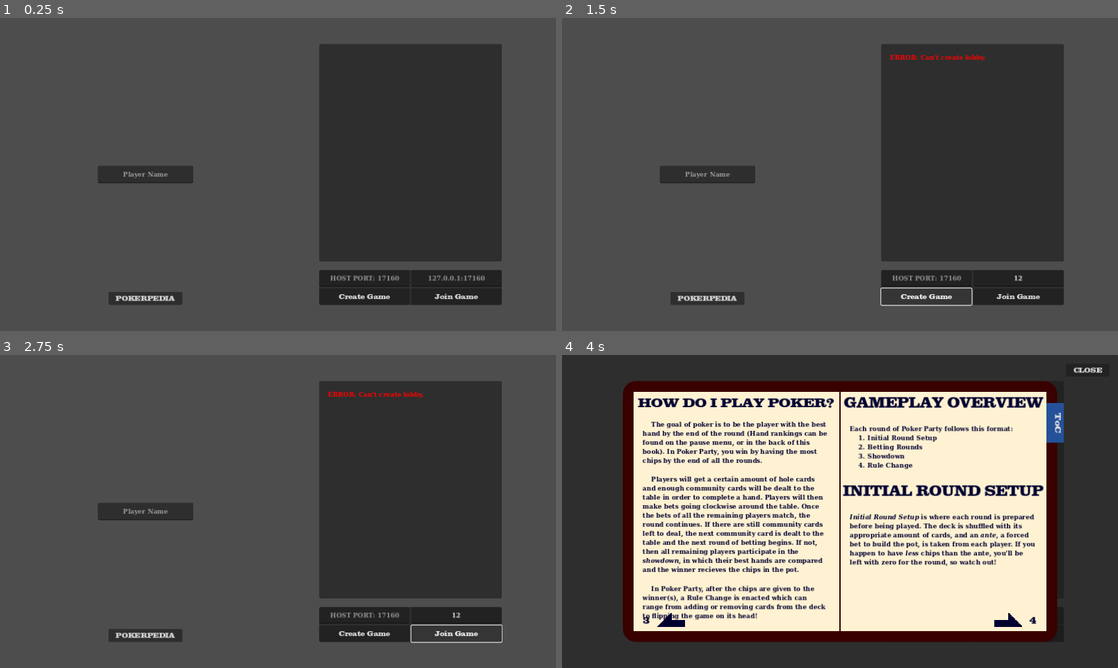
Above: before the commit, frames 1-4 (two rows, left to right).
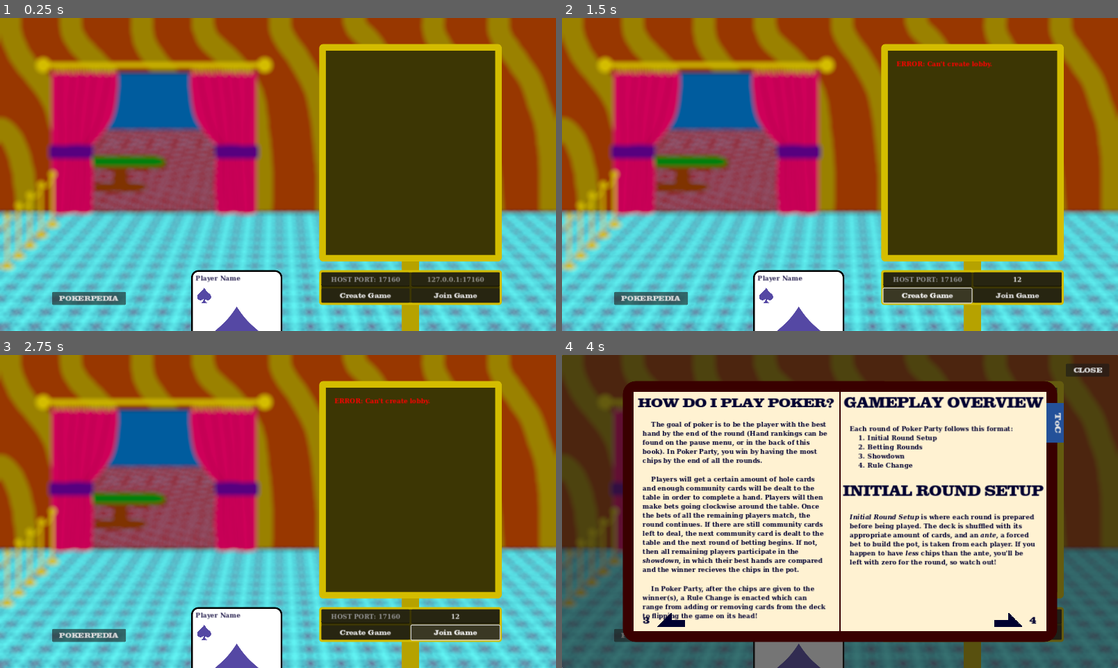
Above: after the commit, the same moments.

Repository: rwilson02/Poker-Party
Game: Godot game, scene res://scenes/Main.tscn
The game is run twice, just before and just after one commit, with the same random seed, the same clock (stepped at 60 frames per second) and the same inputs.
Inputs (mouse positions are in pixels of both pictures, inside the frame that each line leads up to):
- Up to frame 1 (0.25 s): no input
- Up to frame 2 (1.5 s): click (1017, 277) at 0.52 s; type "12" at 0.6 s; click "Create Game" at 1.25 s
- Up to frame 3 (2.75 s): click "Join Game" at 2 s
- Up to frame 4 (4 s): click "POKERPEDIA" at 2.75 s; click (1006, 621) at 3.5 s

The runs differ from the first frame. In frame 1, 98% of the frame differs, in the area x 0-100%, y 0-100%; in frame 2, 98%; in frame 3, 98%; in frame 4, 34%.

Commit message:
RELEASE CANDIDATE

Diff:
--- a/scenes/Gameplay.tscn
+++ b/scenes/Gameplay.tscn
@@ -18,19 +18,32 @@
 [ext_resource type="Script" path="res://scripts/ui/chat.gd" id="9_nl5ow"]
 [ext_resource type="FontFile" uid="uid://15waa33347nr" path="res://theming/DejaVuSerifCondensed-Bold.ttf" id="10_jh3m0"]
 [ext_resource type="Texture2D" uid="uid://dafgvxe851s1m" path="res://textures/double-arrow.png" id="11_bwsl0"]
+[ext_resource type="StyleBox" uid="uid://bwa11cbuhe8wh" path="res://theming/gold_panel.tres" id="11_uu4p1"]
 [ext_resource type="PackedScene" uid="uid://ct2nwwuqvympr" path="res://scenes/ui/pause_menu.tscn" id="12_d8vuc"]
+
+[sub_resource type="StyleBoxFlat" id="StyleBoxFlat_v6blc"]
+bg_color = Color(0.235294, 0.211765, 0.0156863, 1)
+border_width_left = 5
+border_width_top = 5
+border_width_right = 5
+border_width_bottom = 5
+border_color = Color(0.831373, 0.741176, 0, 1)
+corner_radius_top_left = 5
+corner_radius_bottom_right = 5
+corner_radius_bottom_left = 5
+
+[sub_resource type="StyleBoxFlat" id="StyleBoxFlat_5cxhb"]
+bg_color = Color(0.713254, 0.635078, 1.92523e-07, 1)
+
+[sub_resource type="StyleBoxFlat" id="StyleBoxFlat_7acnl"]
+bg_color = Color(0.831373, 0.741176, 0, 1)
+corner_radius_top_left = 5
+corner_radius_top_right = 5
 
 [sub_resource type="SceneReplicationConfig" id="SceneReplicationConfig_k628p"]
 properties/0/path = NodePath("PotText:text")
 properties/0/spawn = true
 properties/0/sync = true
-
-[sub_resource type="StyleBoxFlat" id="StyleBoxFlat_dp35u"]
-bg_color = Color(0.27451, 0.145098, 0.145098, 1)
-corner_radius_top_left = 16
-corner_radius_top_right = 16
-corner_radius_bottom_right = 16
-corner_radius_bottom_left = 16
 
 [node name="Gameplay" type="Node"]
 script = ExtResource("1_glytd")
@@ -220,6 +233,7 @@
 offset_bottom = 460.0
 grow_horizontal = 0
 theme = ExtResource("6_b6hf0")
+theme_override_styles/panel = ExtResource("11_uu4p1")
 
 [node name="MarginContainer" type="MarginContainer" parent="Display/ShowdownPanel"]
 layout_mode = 1
@@ -258,7 +272,24 @@
 offset_bottom = -20.0
 grow_horizontal = 0
 grow_vertical = 0
+theme_override_styles/panel = SubResource("StyleBoxFlat_v6blc")
 script = ExtResource("9_nl5ow")
+
+[node name="Stem" type="Panel" parent="Display/Chat"]
+show_behind_parent = true
+layout_mode = 1
+anchors_preset = 7
+anchor_left = 0.5
+anchor_top = 1.0
+anchor_right = 0.5
+anchor_bottom = 1.0
+offset_left = -20.0
+offset_top = -40.0
+offset_right = 20.0
+offset_bottom = 33.0
+grow_horizontal = 2
+grow_vertical = 0
+theme_override_styles/panel = SubResource("StyleBoxFlat_5cxhb")
 
 [node name="MarginContainer" type="MarginContainer" parent="Display/Chat"]
 layout_mode = 1
@@ -298,10 +329,13 @@
 anchor_left = 1.0
 anchor_right = 1.0
 offset_left = -40.0
-offset_top = -40.0
+offset_top = -38.0
+offset_bottom = 2.0
 grow_horizontal = 0
+theme_override_styles/panel = SubResource("StyleBoxFlat_7acnl")
 
 [node name="TextureButton" type="TextureButton" parent="Display/Chat/Panel"]
+modulate = Color(0.235294, 0.211765, 0.0156863, 1)
 layout_mode = 1
 anchors_preset = 15
 anchor_right = 1.0
@@ -360,7 +394,7 @@
 offset_bottom = 250.0
 grow_horizontal = 2
 grow_vertical = 2
-theme_override_styles/panel = SubResource("StyleBoxFlat_dp35u")
+theme_override_styles/panel = ExtResource("11_uu4p1")
 
 [node name="End" type="Panel" parent="Menus"]
 anchors_preset = 8
@@ -375,6 +409,7 @@
 grow_horizontal = 2
 grow_vertical = 2
 theme = ExtResource("6_b6hf0")
+theme_override_styles/panel = ExtResource("11_uu4p1")
 
 [node name="BigText" type="Label" parent="Menus/End"]
 layout_mode = 1
@@ -458,6 +493,8 @@
 
 [node name="Pause" parent="Menus" instance=ExtResource("12_d8vuc")]
 offset_left = -350.0
+offset_top = -300.0
 offset_right = -50.0
+offset_bottom = 100.0
 
 [node name="Timer" type="Timer" parent="."]
--- a/scenes/Lobby.tscn
+++ b/scenes/Lobby.tscn
@@ -1,7 +1,46 @@
-[gd_scene load_steps=5 format=3 uid="uid://3qprhn0jes4i"]
+[gd_scene load_steps=12 format=3 uid="uid://3qprhn0jes4i"]
 
 [ext_resource type="Theme" uid="uid://b4yajy8yajabe" path="res://theming/general.tres" id="1_6mw0b"]
 [ext_resource type="Script" path="res://scripts/lobby.gd" id="1_vmmqq"]
+[ext_resource type="PackedScene" uid="uid://dqf80ncy8fmxq" path="res://scenes/ui/id_card.tscn" id="3_6nbw5"]
+[ext_resource type="Texture2D" uid="uid://cxm8mmggjakdc" path="res://textures/lobby/bg_lobby.png" id="3_sm14j"]
+
+[sub_resource type="StyleBoxFlat" id="StyleBoxFlat_b4umi"]
+bg_color = Color(0.713726, 0.635294, 0, 1)
+
+[sub_resource type="StyleBoxFlat" id="StyleBoxFlat_uvgmb"]
+bg_color = Color(0.831373, 0.741176, 0, 1)
+corner_radius_top_left = 5
+corner_radius_top_right = 5
+
+[sub_resource type="StyleBoxFlat" id="StyleBoxFlat_mt7s4"]
+bg_color = Color(0.235294, 0.211765, 0.0156863, 1)
+corner_radius_top_left = 5
+corner_radius_top_right = 5
+
+[sub_resource type="StyleBoxFlat" id="StyleBoxFlat_pd5t6"]
+bg_color = Color(0.235294, 0.211765, 0.0156863, 1)
+border_width_left = 15
+border_width_top = 15
+border_width_right = 15
+border_width_bottom = 15
+border_color = Color(0.831373, 0.741176, 0, 1)
+corner_radius_top_left = 8
+corner_radius_top_right = 8
+corner_radius_bottom_right = 8
+corner_radius_bottom_left = 8
+
+[sub_resource type="StyleBoxFlat" id="StyleBoxFlat_idn42"]
+bg_color = Color(0.235294, 0.211765, 0.0156863, 1)
+border_width_left = 5
+border_width_top = 5
+border_width_right = 5
+border_width_bottom = 5
+border_color = Color(0.831373, 0.741176, 0, 1)
+corner_radius_top_left = 5
+corner_radius_top_right = 5
+corner_radius_bottom_right = 5
+corner_radius_bottom_left = 5
 
 [sub_resource type="Theme" id="Theme_fld4m"]
 LineEdit/colors/font_color = Color(0.576471, 0.576471, 0.576471, 1)
@@ -15,6 +54,12 @@
 offset_bottom = 720.0
 theme = ExtResource("1_6mw0b")
 script = ExtResource("1_vmmqq")
+
+[node name="Background" type="TextureRect" parent="."]
+layout_mode = 0
+offset_right = 40.0
+offset_bottom = 40.0
+texture = ExtResource("3_sm14j")
 
 [node name="LobbyControls" type="ReferenceRect" parent="."]
 layout_mode = 1
@@ -30,6 +75,21 @@
 grow_horizontal = 0
 grow_vertical = 2
 
+[node name="SignStem" type="Panel" parent="LobbyControls"]
+layout_mode = 1
+anchors_preset = 7
+anchor_left = 0.5
+anchor_top = 1.0
+anchor_right = 0.5
+anchor_bottom = 1.0
+offset_left = -20.0
+offset_top = -171.0
+offset_right = 20.0
+offset_bottom = 78.0
+grow_horizontal = 2
+grow_vertical = 0
+theme_override_styles/panel = SubResource("StyleBoxFlat_b4umi")
+
 [node name="LobbyMenu" type="TabContainer" parent="LobbyControls"]
 layout_mode = 1
 anchors_preset = 5
@@ -40,6 +100,9 @@
 offset_right = 210.0
 offset_bottom = 520.0
 grow_horizontal = 2
+theme_override_styles/tab_selected = SubResource("StyleBoxFlat_uvgmb")
+theme_override_styles/tab_unselected = SubResource("StyleBoxFlat_mt7s4")
+theme_override_styles/panel = SubResource("StyleBoxFlat_pd5t6")
 tab_alignment = 1
 tabs_visible = false
 
@@ -56,15 +119,15 @@
 
 [node name="ScrollContainer" type="ScrollContainer" parent="LobbyControls/LobbyMenu/Options"]
 layout_mode = 2
-scroll_vertical = 48
 horizontal_scroll_mode = 0
 
 [node name="VBoxContainer" type="VBoxContainer" parent="LobbyControls/LobbyMenu/Options/ScrollContainer"]
 layout_mode = 2
+size_flags_horizontal = 6
 size_flags_vertical = 3
+alignment = 2
 
 [node name="CARDS" type="Label" parent="LobbyControls/LobbyMenu/Options/ScrollContainer/VBoxContainer"]
-custom_minimum_size = Vector2(350, 0)
 layout_mode = 2
 text = "CARD OPTIONS"
 horizontal_alignment = 2
@@ -291,12 +354,19 @@
 offset_bottom = -20.0
 grow_horizontal = 2
 grow_vertical = 0
+theme_override_styles/panel = SubResource("StyleBoxFlat_idn42")
 
 [node name="PreGame" type="HBoxContainer" parent="LobbyControls/Control"]
 layout_mode = 1
-anchors_preset = 15
-anchor_right = 1.0
-anchor_bottom = 1.0
+anchors_preset = 8
+anchor_left = 0.5
+anchor_top = 0.5
+anchor_right = 0.5
+anchor_bottom = 0.5
+offset_left = -205.0
+offset_top = -35.0
+offset_right = 205.0
+offset_bottom = 35.0
 grow_horizontal = 2
 grow_vertical = 2
 
@@ -340,9 +410,15 @@
 [node name="InGame" type="HBoxContainer" parent="LobbyControls/Control"]
 visible = false
 layout_mode = 1
-anchors_preset = 15
-anchor_right = 1.0
-anchor_bottom = 1.0
+anchors_preset = 8
+anchor_left = 0.5
+anchor_top = 0.5
+anchor_right = 0.5
+anchor_bottom = 0.5
+offset_left = -205.0
+offset_top = -35.0
+offset_right = 205.0
+offset_bottom = 35.0
 grow_horizontal = 2
 grow_vertical = 2
 
@@ -367,37 +443,31 @@
 offset_bottom = 320.0
 grow_vertical = 2
 
-[node name="LineEdit" type="LineEdit" parent="PlayerSetup"]
-layout_mode = 1
-anchors_preset = 8
-anchor_left = 0.5
-anchor_top = 0.5
-anchor_right = 0.5
-anchor_bottom = 0.5
-offset_left = -110.0
-offset_top = -20.0
-offset_right = 110.0
-offset_bottom = 20.0
-grow_horizontal = 2
-grow_vertical = 2
-placeholder_text = "Player Name"
-alignment = 1
-context_menu_enabled = false
-
 [node name="OpenPokerpedia" type="Button" parent="PlayerSetup"]
 layout_mode = 1
-anchors_preset = 7
-anchor_left = 0.5
+anchors_preset = 2
 anchor_top = 1.0
-anchor_right = 0.5
 anchor_bottom = 1.0
-offset_left = -85.0
+offset_left = 20.0
 offset_top = -50.0
-offset_right = 85.0
+offset_right = 190.0
 offset_bottom = -20.0
-grow_horizontal = 2
 grow_vertical = 0
 text = "POKERPEDIA"
+
+[node name="IDCard" parent="PlayerSetup" instance=ExtResource("3_6nbw5")]
+layout_mode = 1
+anchors_preset = 3
+anchor_left = 1.0
+anchor_top = 1.0
+anchor_right = 1.0
+anchor_bottom = 1.0
+offset_left = -130.0
+offset_top = -100.0
+offset_right = 80.0
+offset_bottom = 208.0
+grow_horizontal = 0
+grow_vertical = 0
 
 [node name="Timer" type="Timer" parent="."]
 one_shot = true
--- a/scenes/ui/betting_bar.tscn
+++ b/scenes/ui/betting_bar.tscn
@@ -1,17 +1,23 @@
-[gd_scene load_steps=2 format=3 uid="uid://cl1k1vjj8jeil"]
+[gd_scene load_steps=3 format=3 uid="uid://cl1k1vjj8jeil"]
 
 [ext_resource type="Theme" uid="uid://b4yajy8yajabe" path="res://theming/general.tres" id="1_md358"]
+[ext_resource type="StyleBox" uid="uid://bwa11cbuhe8wh" path="res://theming/gold_panel.tres" id="2_ti8gb"]
 
 [node name="BetBar" type="Panel"]
 offset_right = 600.0
 offset_bottom = 100.0
 theme = ExtResource("1_md358")
+theme_override_styles/panel = ExtResource("2_ti8gb")
 
 [node name="HBoxContainer" type="HBoxContainer" parent="."]
 layout_mode = 1
 anchors_preset = 15
 anchor_right = 1.0
 anchor_bottom = 1.0
+offset_left = 5.0
+offset_top = 5.0
+offset_right = -5.0
+offset_bottom = -5.0
 grow_horizontal = 2
 grow_vertical = 2
 
--- /dev/null
+++ b/scenes/ui/id_card.tscn
@@ -0,0 +1,95 @@
+[gd_scene load_steps=7 format=3 uid="uid://dqf80ncy8fmxq"]
+
+[ext_resource type="FontFile" uid="uid://15waa33347nr" path="res://theming/DejaVuSerifCondensed-Bold.ttf" id="1_k44p4"]
+[ext_resource type="Script" path="res://scripts/ui/id_card.gd" id="1_ycgv6"]
+[ext_resource type="Texture2D" uid="uid://cl00gjptu5w6e" path="res://textures/cards/suit_selector.tres" id="3_0wejh"]
+
+[sub_resource type="StyleBoxFlat" id="StyleBoxFlat_x6uns"]
+bg_color = Color(1, 1, 1, 1)
+border_width_left = 4
+border_width_top = 4
+border_width_right = 4
+border_width_bottom = 4
+border_color = Color(0, 0, 0, 1)
+corner_radius_top_left = 16
+corner_radius_top_right = 16
+corner_radius_bottom_right = 16
+corner_radius_bottom_left = 16
+
+[sub_resource type="StyleBoxFlat" id="StyleBoxFlat_d668d"]
+bg_color = Color(0.6, 0.6, 0.6, 0)
+
+[sub_resource type="StyleBoxFlat" id="StyleBoxFlat_1f535"]
+bg_color = Color(0.6, 0.6, 0.6, 0)
+border_width_bottom = 2
+border_color = Color(1, 1, 1, 1)
+
+[node name="IDCard" type="Panel"]
+offset_right = 210.0
+offset_bottom = 308.0
+theme_override_styles/panel = SubResource("StyleBoxFlat_x6uns")
+script = ExtResource("1_ycgv6")
+main_color = Color(0.333333, 0.282353, 0.643137, 1)
+
+[node name="TopLeft" type="VBoxContainer" parent="."]
+layout_mode = 0
+offset_left = 10.0
+offset_top = 4.0
+offset_right = 200.0
+offset_bottom = 44.0
+alignment = 1
+
+[node name="PlayerName" type="LineEdit" parent="TopLeft"]
+unique_name_in_owner = true
+custom_minimum_size = Vector2(0, 30)
+layout_mode = 2
+theme_override_colors/font_color = Color(1, 1, 1, 1)
+theme_override_colors/font_placeholder_color = Color(0.501961, 0.501961, 0.501961, 1)
+theme_override_fonts/font = ExtResource("1_k44p4")
+theme_override_styles/normal = SubResource("StyleBoxFlat_d668d")
+theme_override_styles/focus = SubResource("StyleBoxFlat_1f535")
+placeholder_text = "Player Name"
+context_menu_enabled = false
+
+[node name="TextureRect" type="TextureRect" parent="TopLeft"]
+custom_minimum_size = Vector2(40, 40)
+layout_mode = 2
+size_flags_horizontal = 0
+size_flags_vertical = 0
+texture = ExtResource("3_0wejh")
+expand_mode = 1
+
+[node name="BottomRight" type="VBoxContainer" parent="."]
+layout_mode = 0
+offset_left = 200.0
+offset_top = 304.0
+offset_right = 390.0
+offset_bottom = 388.0
+rotation = 3.14159
+alignment = 1
+
+[node name="Label" type="Label" parent="BottomRight"]
+custom_minimum_size = Vector2(0, 30)
+layout_mode = 2
+theme_override_fonts/font = ExtResource("1_k44p4")
+vertical_alignment = 1
+clip_text = true
+
+[node name="TextureRect" type="TextureRect" parent="BottomRight"]
+custom_minimum_size = Vector2(40, 40)
+layout_mode = 2
+size_flags_horizontal = 0
+size_flags_vertical = 0
+texture = ExtResource("3_0wejh")
+expand_mode = 1
+
+[node name="FaceIcon" type="TextureRect" parent="."]
+layout_mode = 2
+offset_left = 25.0
+offset_top = 74.0
+offset_right = 185.0
+offset_bottom = 234.0
+grow_horizontal = 2
+grow_vertical = 2
+texture = ExtResource("3_0wejh")
+expand_mode = 1
--- a/scenes/ui/pause_menu.tscn
+++ b/scenes/ui/pause_menu.tscn
@@ -1,7 +1,8 @@
-[gd_scene load_steps=3 format=3 uid="uid://ct2nwwuqvympr"]
+[gd_scene load_steps=4 format=3 uid="uid://ct2nwwuqvympr"]
 
 [ext_resource type="Theme" uid="uid://b4yajy8yajabe" path="res://theming/general.tres" id="1_biwbu"]
 [ext_resource type="Script" path="res://scripts/ui/pause_menu.gd" id="1_ubr7w"]
+[ext_resource type="StyleBox" uid="uid://bwa11cbuhe8wh" path="res://theming/gold_panel.tres" id="2_ofvmd"]
 
 [node name="pause_menu" type="Panel"]
 anchors_preset = 4
@@ -12,6 +13,7 @@
 offset_bottom = 200.0
 grow_vertical = 2
 theme = ExtResource("1_biwbu")
+theme_override_styles/panel = ExtResource("2_ofvmd")
 script = ExtResource("1_ubr7w")
 
 [node name="MarginContainer" type="MarginContainer" parent="."]
--- a/scenes/ui/scorebug.tscn
+++ b/scenes/ui/scorebug.tscn
@@ -1,6 +1,7 @@
-[gd_scene load_steps=2 format=3 uid="uid://cnd6j21isfrjj"]
+[gd_scene load_steps=3 format=3 uid="uid://cnd6j21isfrjj"]
 
 [ext_resource type="Theme" uid="uid://b4yajy8yajabe" path="res://theming/general.tres" id="1_x0e2q"]
+[ext_resource type="StyleBox" uid="uid://bwa11cbuhe8wh" path="res://theming/gold_panel.tres" id="2_txpks"]
 
 [node name="Scorebug" type="Panel"]
 anchors_preset = 2
@@ -12,6 +13,7 @@
 offset_bottom = -30.0
 grow_vertical = 0
 theme = ExtResource("1_x0e2q")
+theme_override_styles/panel = ExtResource("2_txpks")
 
 [node name="HUDText" type="RichTextLabel" parent="."]
 editor_description = "max width is roughly 13 characters, maybe adjust"
--- a/scripts/lobby.gd
+++ b/scripts/lobby.gd
@@ -10,7 +10,7 @@
 
 const POKERPEDIA = preload("res://scenes/Pokerpedia.tscn")
 
-@onready var name_input = $PlayerSetup/LineEdit
+@onready var player_inputs = $PlayerSetup/IDCard
 
 func _ready():
 	Netgame.test_player_conditions.connect(update_player_display)
@@ -44,13 +44,12 @@
 	player_display.pop()
 
 func create_game():
-	if not name_input.text.is_empty():
-		Netgame.player_info.name = name_input.text
+	Netgame.player_info.name = player_inputs.get_player_name()
 
 	var port = port_input.value
 	var error = Netgame.create_game(port)
 	if not error:
-		name_input.editable = false
+		player_inputs.set_editable(false)
 		lobby_controls.visible = false
 		start_controls.visible = true
 		start_controls.get_node("StartButton").visible = true
@@ -66,8 +65,7 @@
 		player_display.pop()
 
 func on_join_button():
-	if not name_input.text.is_empty():
-		Netgame.player_info.name = name_input.text
+	Netgame.player_info.name = player_inputs.get_player_name()
 
 	var error
 	if ":" in address_bar.text:
@@ -77,7 +75,7 @@
 		error = Netgame.join_game(address_bar.text)
 
 	if not error:
-		name_input.editable = false
+		player_inputs.set_editable(false)
 		lobby_controls.visible = false
 		start_controls.visible = true
 		start_controls.get_node("StartButton").visible = false
@@ -99,7 +97,7 @@
 
 	start_controls.visible = false
 	lobby_controls.visible = true
-	name_input.editable = true
+	player_inputs.set_editable(true)
 	$LobbyControls/LobbyMenu.tabs_visible = false
 
 func on_start_button():
@@ -118,7 +116,7 @@
 
 	start_controls.visible = false
 	lobby_controls.visible = true
-	name_input.editable = true
+	player_inputs.set_editable(true)
 
 	player_display.clear()
 	if not is_server:
@@ -134,7 +132,7 @@
 		player_display.append_text("Nobody's hosting at this address right now.")
 		lobby_controls.visible = true
 		start_controls.visible = false
-		name_input.editable = true
+		player_inputs.set_editable(true)
 
 func set_lobby_rules():
 	for possible_rule in options.get_children():
--- /dev/null
+++ b/scripts/ui/id_card.gd
@@ -0,0 +1,29 @@
+extends Panel
+
+@onready var player_name = %PlayerName
+
+@export var main_color: Color
+
+# Called when the node enters the scene tree for the first time.
+func _ready():
+	player_name.text_changed.connect(func(c): $BottomRight/Label.text = c)
+
+	var init_suit_rect = Rect2(0, 0, 256, 256)
+	for c in get_children():
+		if c is TextureRect:
+			c.texture.region = init_suit_rect
+
+	color_all_children(self, main_color)
+
+func get_player_name():
+	return player_name.text if not player_name.text.is_empty() else "Player"
+
+func set_editable(can_edit: bool):
+	player_name.editable = can_edit
+
+func color_all_children(node: Node, color: Color):
+	for c in node.get_children():
+		if c.get_child_count() > 0:
+			color_all_children(c, color)
+
+		c.self_modulate = color
--- /dev/null
+++ b/theming/gold_panel.tres
@@ -0,0 +1,13 @@
+[gd_resource type="StyleBoxFlat" format=3 uid="uid://bwa11cbuhe8wh"]
+
+[resource]
+bg_color = Color(0.235294, 0.211765, 0.0156863, 1)
+border_width_left = 5
+border_width_top = 5
+border_width_right = 5
+border_width_bottom = 5
+border_color = Color(0.831373, 0.741176, 0, 1)
+corner_radius_top_left = 5
+corner_radius_top_right = 5
+corner_radius_bottom_right = 5
+corner_radius_bottom_left = 5
Not shown: 1 places in scenes/Gameplay.tscn that only renumber resources
Binary file changed: textures/gameplay/background2.png
Binary file added: textures/lobby/bg_lobby.png
Not shown, added: textures/lobby/bg_lobby.png.import
Binary file changed: textures/rule_changes/COMM_DOWN.png
Binary file changed: textures/rule_changes/COMM_UP.png
